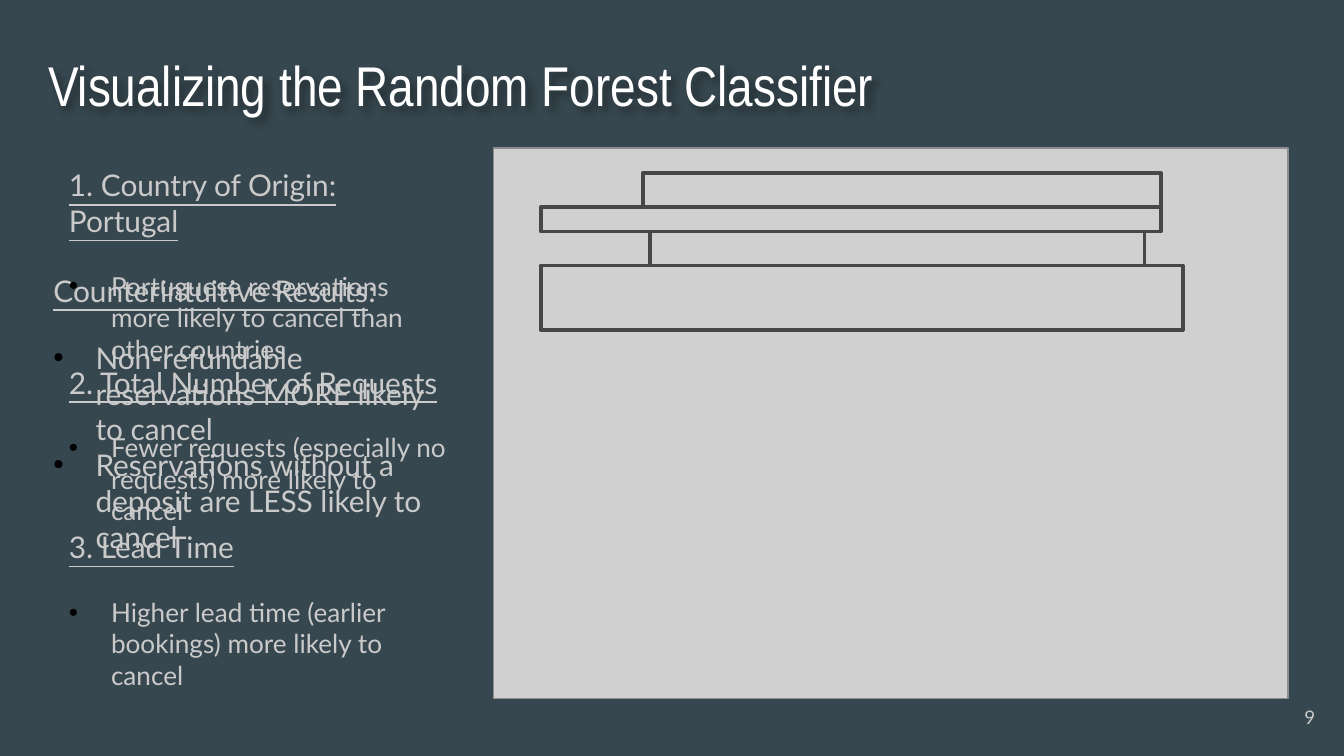
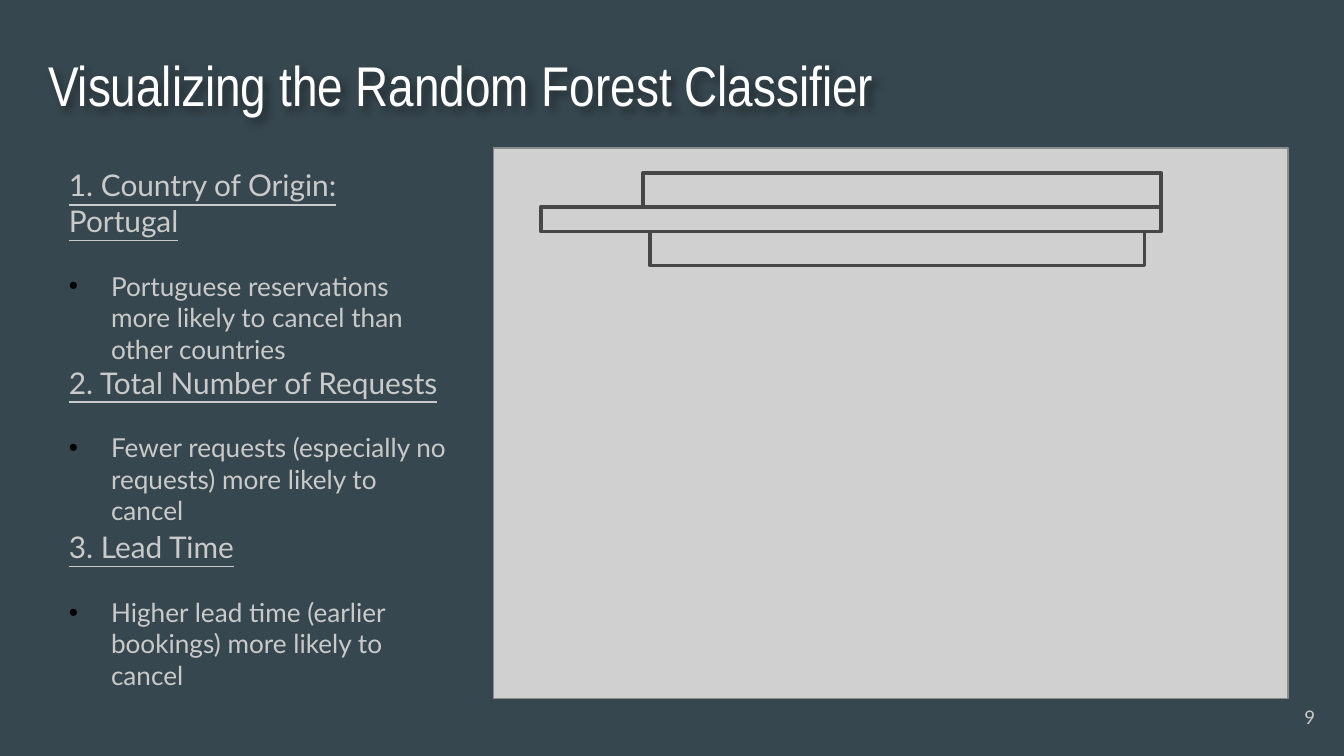
Before and after one commit to BenJMcCarty/Hotel_Cancel_Culture, a slide deck: slide 9 of Hotel_Cancel_Culture_Presentation.pptx. Drawn at 1344x756 pixels with LibreOffice and Linux fonts; fonts in the diff are those of the drawing; grey boxes stand for pictures. Boxes give left, top, right and bottom in pixels: in the first picture for what was removed or moved away, otherwise in the second. Text is boxed around its words. In the diff, an @@ line names an element or a change of style, - is before the commit and + after.

```diff
--- a/Hotel_Cancel_Culture_Presentation.pptx
+++ b/Hotel_Cancel_Culture_Presentation.pptx
@@ rectangle removed at [540, 266, 1183, 331] @@
@@ text removed at [53, 277, 425, 554] @@
-Counterintuitive Results:
-• Non-refundable reservations MORE likely to cancel
-• Reservations without a deposit are LESS likely to cancel
```
Also in this commit, not shown: 6 other slides changed, 1 slide added, 1 slide removed, 2 other files.
